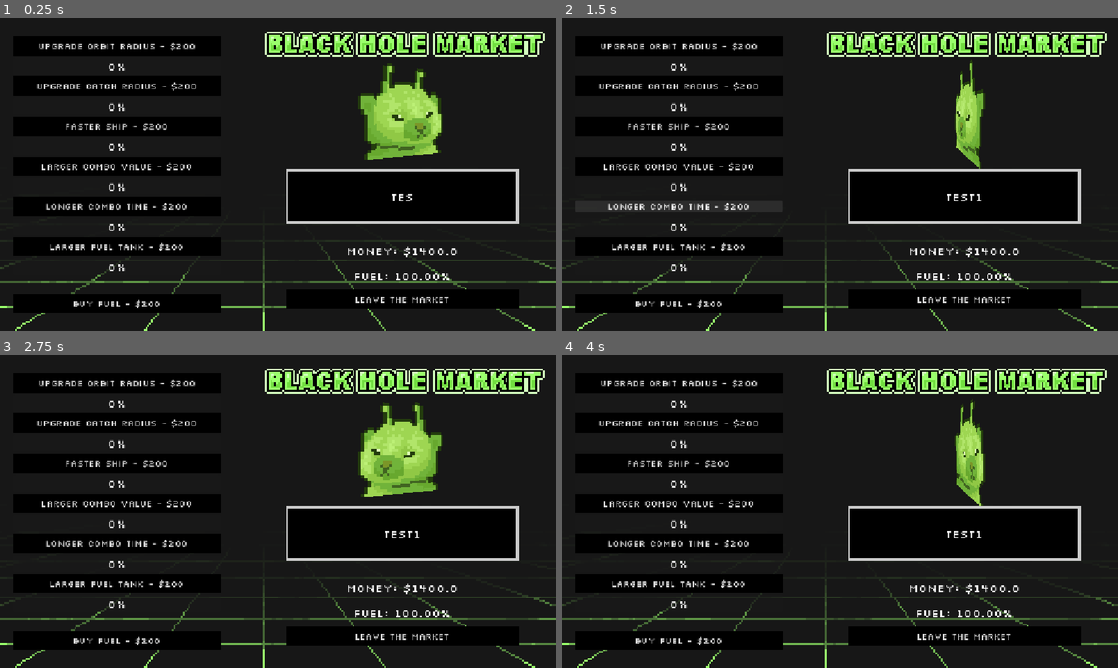
Above: before the commit, frames 1-4 (two rows, left to right).
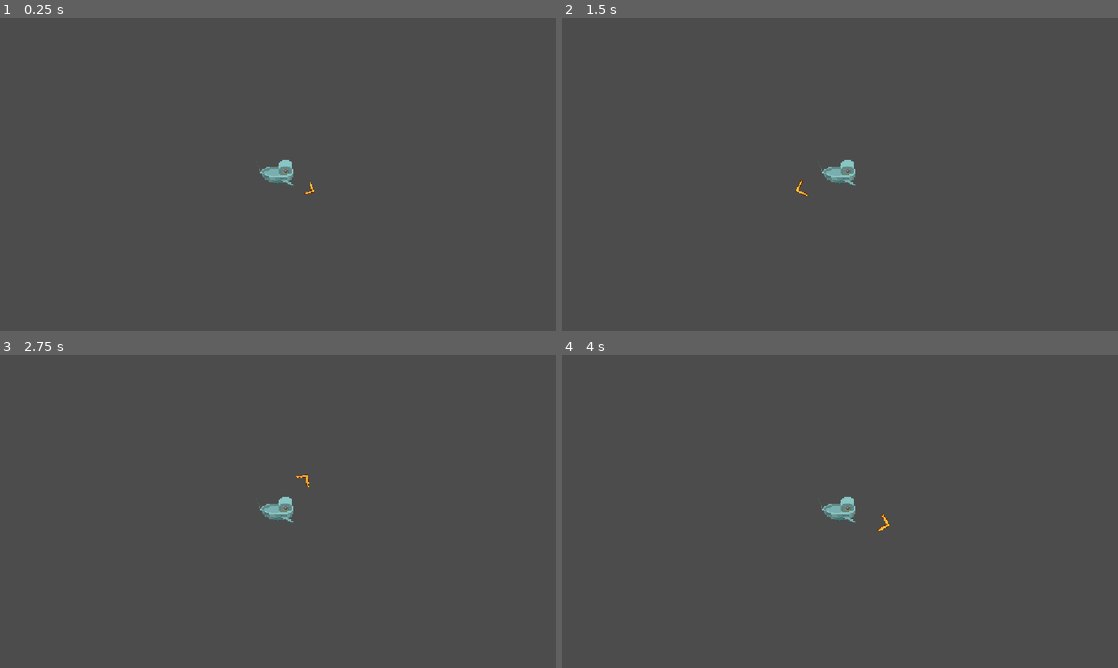
Above: after the commit, the same moments.

Repository: DudeNamedDarcy/CosmicJam2026
Game: Godot game, scene res://Scenes/player_controller.tscn
Same seed, same stepped clock (60 frames per second), same inputs: the game is played once before the commit and once after it. This scene is started directly instead of the project's main scene. Sound files missing from this copy of the repository are replaced by a short silence.
Inputs (mouse positions are in pixels of both pictures, inside the frame that each line leads up to):
- Up to frame 1 (0.25 s): no input
- Up to frame 2 (1.5 s): move the mouse to (962, 158) at 0.52 s; hold Right (ComboRight) 0.53-1.25 s; hold Space (CastReel, bound only after the commit) 0.53-1.25 s; click (962, 158) at 0.67 s; drag from (728, 190) to (812, 237) at 1.27 s
- Up to frame 3 (2.75 s): move the mouse to (333, 442) at 2.02 s; hold Right (ComboRight) from 2.03 s (still down); tap G (dialogue_next) at 2.1 s; click (333, 442) at 2.17 s
- Up to frame 4 (4 s): release Right (ComboRight) at 2.75 s; drag from (812, 574) to (673, 464) at 2.77 s; move the mouse to (1006, 558) at 3.52 s; hold Left (ComboLeft) from 3.53 s (still down); hold Space (CastReel, bound only after the commit) from 3.53 s (still down); click (1006, 558) at 3.67 s

The runs differ from the first frame. In frame 1, 100% of the frame differs, in the area x 0-100%, y 0-100%; in frame 2, 100%; in frame 3, 100%; in frame 4, 100%.
Error before the commit: Parse Error: Identifier "castingPointLeft" not declared in the current scope. (res://Scenes/player_controller.gd:73)
Error after the commit: Attempt to call function 'UpdateMoneyText' in base 'null instance' on a null instance. (res://Scenes/player_controller.gd:71)

Commit message:
changed input map

Diff:
--- a/Scenes/game_scene.tscn
+++ b/Scenes/game_scene.tscn
@@ -16,11 +16,7 @@
 [ext_resource type="PackedScene" uid="uid://co5te5e76e4vk" path="res://Scenes/Fish/patrick_starfish.tscn" id="8_ldntv"]
 [ext_resource type="PackedScene" uid="uid://w7gafq2uiia1" path="res://Scenes/Fish/gold_fish.tscn" id="9_w8jfd"]
 [ext_resource type="PackedScene" uid="uid://wgsgx4i8wbue" path="res://Scenes/Fish/big_fish.tscn" id="10_a7fet"]
-[ext_resource type="Texture2D" uid="uid://dgqiixt65f3lo" path="res://Assets/Final/big-asteroid.png" id="13_w8jfd"]
 [ext_resource type="PackedScene" uid="uid://buf18n2jp25y4" path="res://Scenes/money_fuel_ui.tscn" id="13_wywco"]
-[ext_resource type="Texture2D" uid="uid://cll5bs5f8a81p" path="res://Assets/Final/medium-asteroid.png" id="14_a7fet"]
-[ext_resource type="Texture2D" uid="uid://wb6i18c7r4pi" path="res://Assets/Final/small-asteroid.png" id="15_8m72m"]
-[ext_resource type="FontFile" uid="uid://d0yv4rsexmrsw" path="res://fonts/Silkscreen/Silkscreen-Bold.ttf" id="13_wywco"]
 [ext_resource type="Texture2D" uid="uid://co5l18et1fp0f" path="res://Assets/Final/nebulae/barfcoloured-nebula.png" id="16_vtwju"]
 [ext_resource type="Texture2D" uid="uid://67jw5hhk1xk6" path="res://Assets/Final/nebulae/blue-nebula.png" id="17_fnr0w"]
 [ext_resource type="Texture2D" uid="uid://b5qgb54g2bdhj" path="res://Assets/Final/nebulae/eye-nebula.png" id="18_gqlrj"]
@@ -145,7 +141,7 @@
 spawnableArea = NodePath("../SpawnableArea")
 
 [node name="Spawn Timer" type="Timer" parent="Fish Spawner" unique_id=1446234030]
-wait_time = 0.009999999999999998
+wait_time = 0.00999999999999999
 
 [node name="SpawnableArea" type="Polygon2D" parent="." unique_id=1898762879]
 visible = false
@@ -191,6 +187,7 @@
 metadata/_edit_use_anchors_ = true
 
 [node name="Parallax2D3" type="Parallax2D" parent="ParallaxBackground" unique_id=1985957334]
+
 [node name="Nebulae" type="Node2D" parent="." unique_id=770759183]
 z_index = -101
 
@@ -236,8 +233,6 @@
 scale = Vector2(4, 4)
 texture = ExtResource("22_e624q")
 
-[node name="CanvasLayer" type="CanvasLayer" parent="." unique_id=1888502825]
-
 [node name="MoneyFuelUI" parent="." unique_id=1013169491 instance=ExtResource("13_wywco")]
 
 [connection signal="timeout" from="Fish Spawner/Spawn Timer" to="Fish Spawner" method="_on_spawn_timer_timeout"]
--- a/Scenes/player_controller.gd
+++ b/Scenes/player_controller.gd
@@ -70,7 +70,7 @@
 	area_2d.name = "starship"
 	uiController.UpdateMoneyText()
 	uiController.UpdateFuelText()
-	castingPoint = castingPointLeft
+	#castingPoint = castingPointLeft
 
 func _process(delta: float) -> void:
 	if ScoreAndUpgrades.in_market == true:
--- a/project.godot
+++ b/project.godot
@@ -42,26 +42,6 @@
 , Object(InputEventJoypadButton,"resource_local_to_scene":false,"resource_name":"","device":-1,"button_index":0,"pressure":0.0,"pressed":false,"script":null)
 ]
 }
-Forward={
-"deadzone": 0.2,
-"events": [Object(InputEventKey,"resource_local_to_scene":false,"resource_name":"","device":-1,"window_id":0,"alt_pressed":false,"shift_pressed":false,"ctrl_pressed":false,"meta_pressed":false,"pressed":false,"keycode":0,"physical_keycode":87,"key_label":0,"unicode":119,"location":0,"echo":false,"script":null)
-]
-}
-Backward={
-"deadzone": 0.2,
-"events": [Object(InputEventKey,"resource_local_to_scene":false,"resource_name":"","device":-1,"window_id":0,"alt_pressed":false,"shift_pressed":false,"ctrl_pressed":false,"meta_pressed":false,"pressed":false,"keycode":0,"physical_keycode":83,"key_label":0,"unicode":115,"location":0,"echo":false,"script":null)
-]
-}
-Left={
-"deadzone": 0.2,
-"events": [Object(InputEventKey,"resource_local_to_scene":false,"resource_name":"","device":-1,"window_id":0,"alt_pressed":false,"shift_pressed":false,"ctrl_pressed":false,"meta_pressed":false,"pressed":false,"keycode":0,"physical_keycode":65,"key_label":0,"unicode":97,"location":0,"echo":false,"script":null)
-]
-}
-Right={
-"deadzone": 0.2,
-"events": [Object(InputEventKey,"resource_local_to_scene":false,"resource_name":"","device":-1,"window_id":0,"alt_pressed":false,"shift_pressed":false,"ctrl_pressed":false,"meta_pressed":false,"pressed":false,"keycode":0,"physical_keycode":68,"key_label":0,"unicode":100,"location":0,"echo":false,"script":null)
-]
-}
 MoveUp={
 "deadzone": 0.2,
 "events": [Object(InputEventKey,"resource_local_to_scene":false,"resource_name":"","device":-1,"window_id":0,"alt_press …(192 unchanged characters)…
@@ -88,8 +68,8 @@
 }
 CastReel={
 "deadzone": 0.2,
-"events": [Object(InputEventMouseButton,"resource_local_to_scene":false,"resource_name":"","device":-1,"window_id":0,"alt_pressed":false,"shift_pressed":false,"ctrl_pressed":false,"meta_pressed":false,"button_mask":1,"position":Vector2(88, 20),"global_position":Vector2(100, 80),"factor":1.0,"button_index":1,"canceled":false,"pressed":true,"double_click":false,"script":null)
-, Object(InputEventJoypadButton,"resource_local_to_scene":false,"resource_name":"","device":-1,"button_index":0,"pressure":0.0,"pressed":false,"script":null)
+"events": [Object(InputEventKey,"resource_local_to_scene":false,"resource_name":"","device":-1,"window_id":0,"alt_pressed":false,"shift_pressed":false,"ctrl_pressed":false,"meta_pressed":false,"pressed":false,"keycode":0,"physical_keycode":32,"key_label":0,"unicode":32,"location":0,"echo":false,"script":null)
+, Object(InputEventJoypadMotion,"resource_local_to_scene":false,"resource_name":"","device":-1,"axis":5,"axis_value":1.0,"script":null)
 ]
 }
 ComboLeft={
@@ -116,6 +96,26 @@
 , Object(InputEventJoypadButton,"resource_local_to_scene":false,"resource_name":"","device":-1,"button_index":12,"pressure":0.0,"pressed":false,"script":null)
 ]
 }
+Forward={
+"deadzone": 0.2,
+"events": [Object(InputEventKey,"resource_local_to_scene":false,"resource_name":"","device":-1,"window_id":0,"alt_pressed":false,"shift_pressed":false,"ctrl_pressed":false,"meta_pressed":false,"pressed":false,"keycode":0,"physical_keycode":87,"key_label":0,"unicode":119,"location":0,"echo":false,"script":null)
+]
+}
+Backward={
+"deadzone": 0.2,
+"events": [Object(InputEventKey,"resource_local_to_scene":false,"resource_name":"","device":-1,"window_id":0,"alt_pressed":false,"shift_pressed":false,"ctrl_pressed":false,"meta_pressed":false,"pressed":false,"keycode":0,"physical_keycode":83,"key_label":0,"unicode":115,"location":0,"echo":false,"script":null)
+]
+}
+Left={
+"deadzone": 0.2,
+"events": [Object(InputEventKey,"resource_local_to_scene":false,"resource_name":"","device":-1,"window_id":0,"alt_pressed":false,"shift_pressed":false,"ctrl_pressed":false,"meta_pressed":false,"pressed":false,"keycode":0,"physical_keycode":65,"key_label":0,"unicode":97,"location":0,"echo":false,"script":null)
+]
+}
+Right={
+"deadzone": 0.2,
+"events": [Object(InputEventKey,"resource_local_to_scene":false,"resource_name":"","device":-1,"window_id":0,"alt_pressed":false,"shift_pressed":false,"ctrl_pressed":false,"meta_pressed":false,"pressed":false,"keycode":0,"physical_keycode":68,"key_label":0,"unicode":100,"location":0,"echo":false,"script":null)
+]
+}
 dialogue_next={
 "deadzone": 0.2,
 "events": [Object(InputEventKey,"resource_local_to_scene":false,"resource_name":"","device":-1,"window_id":0,"alt_press …(192 unchanged characters)…
@@ -137,6 +137,8 @@
 
 2d_physics/layer_1="Fish"
 2d_physics/layer_2="Walls"
+2d_physics/layer_3="Player"
+2d_physics/layer_4="Bobber"
 
 [physics]
 
Not shown: 1 places in Scenes/game_scene.tscn that only renumber resources
